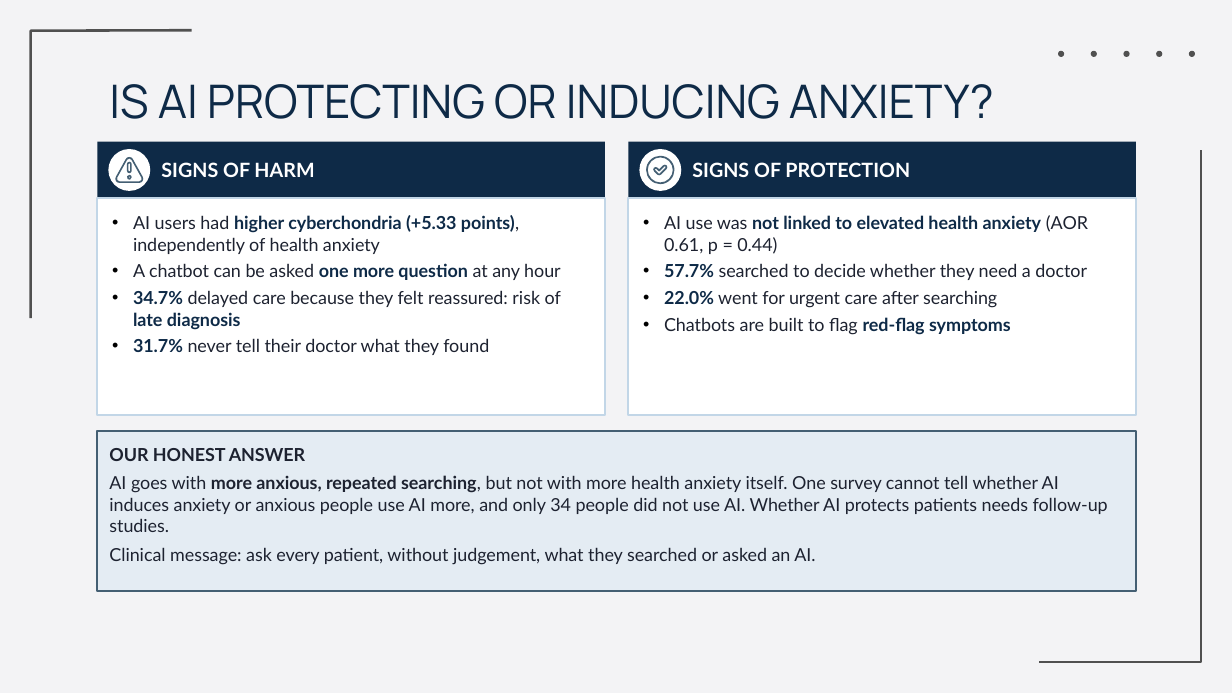
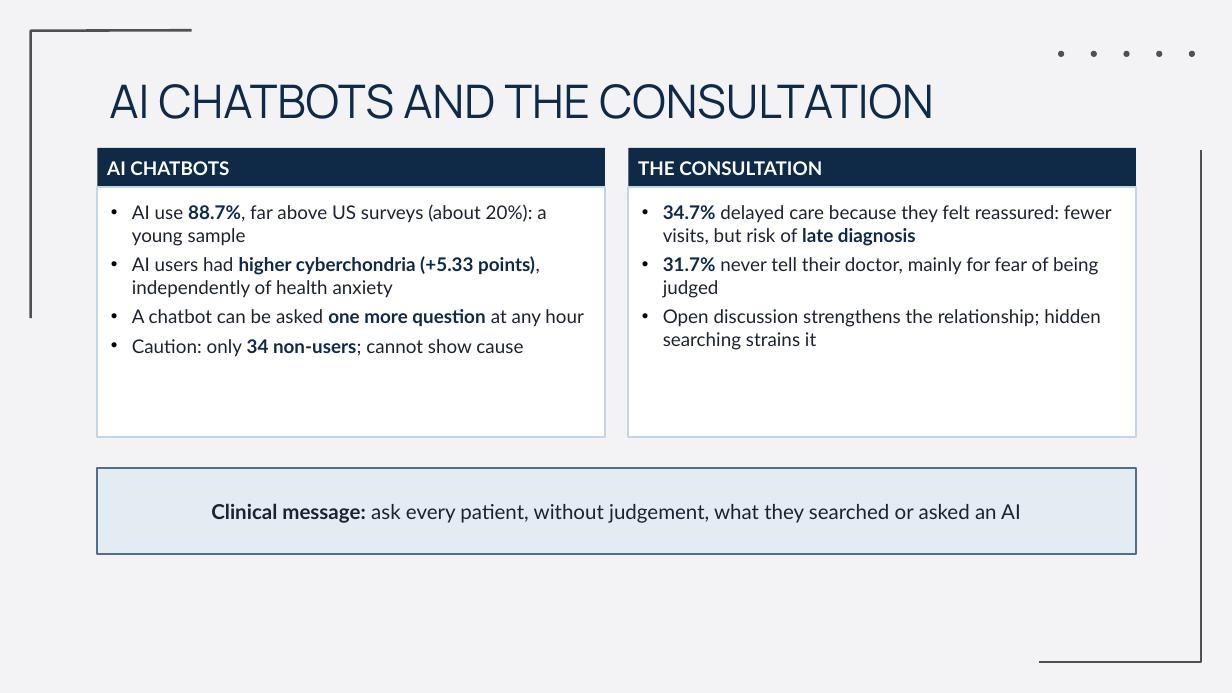
Before and after one commit to Yaseen279/History-Exam, a slide deck: slide 24 of research/output/study/slides/Defence_Final.pptx. Drawn at 1232x693 pixels with LibreOffice and Linux fonts; fonts in the diff are those of the drawing; background and template pictures are left out. Boxes give left, top, right and bottom in pixels: in the first picture for what was removed or moved away, otherwise in the second. Text is boxed around its words. In the diff, an @@ line names an element or a change of style, - is before the commit and + after.

```diff
--- a/research/output/study/slides/Defence_Final.pptx
+++ b/research/output/study/slides/Defence_Final.pptx
@@ title at (x1=109, y1=84, x2=933, y2=119): text changed @@
-IS AI PROTECTING OR INDUCING ANXIETY?
+AI CHATBOTS AND THE CONSULTATION
@@ rectangle "AI CHATBOTS" resized from (x1=97, y1=142, x2=605, y2=198) to (x1=97, y1=148, x2=605, y2=187) @@
@@ ellipse removed at (x1=108, y1=149, x2=150, y2=191) @@
@@ rectangle removed at (x1=628, y1=142, x2=1136, y2=198) @@
-SIGNS OF PROTECTION
@@ rectangle added at (x1=628, y1=148, x2=1136, y2=187), fill #0E2A47, 11 pt, text #FFFFFF, bold @@
+THE CONSULTATION
@@ ellipse removed at (x1=639, y1=149, x2=681, y2=191) @@
@@ text in rectangle at (x1=107, y1=161, x2=229, y2=175): text changed; size 11.5 to 11 pt @@
-SIGNS OF HARM
+AI CHATBOTS
@@ freeform shape removed at (x1=116, y1=156, x2=144, y2=182) @@
@@ freeform shape removed at (x1=127, y1=175, x2=132, y2=180) @@
@@ freeform shape removed at (x1=127, y1=161, x2=132, y2=172) @@
@@ freeform shape removed at (x1=646, y1=155, x2=674, y2=184) @@
@@ freeform shape removed at (x1=653, y1=165, x2=668, y2=176) @@
@@ rectangle resized from (x1=97, y1=198, x2=605, y2=415) to (x1=97, y1=187, x2=605, y2=437) @@
@@ text "AI use 88.7%, far above ..." moved from (x1=133, y1=215, x2=561, y2=355) to (x1=132, y1=204, x2=584, y2=357) @@
@@ text at (x1=132, y1=204, x2=546, y2=246): paragraph added @@
+• AI use 88.7%, far above US surveys (about 20%): a young sample
@@ rectangle resized from (x1=628, y1=198, x2=1136, y2=415) to (x1=628, y1=187, x2=1136, y2=437) @@
@@ text added at (x1=663, y1=205, x2=1112, y2=350), 11 pt, text #1D2230 @@
+• 34.7% delayed care because they felt reassured: fewer visits, but risk of late diagnosis
+• 31.7% never tell their doctor, mainly for fear of being judged
+• Open discussion strengthens the relationship; hidden searching strains it
@@ text removed at (x1=664, y1=215, x2=1088, y2=335) @@
-• AI use was not linked to elevated health anxiety (AOR 0.61, p = 0.44)
-• 57.7% searched to decide whether they need a doctor
-• 22.0% went for urgent care after searching
-• Chatbots are built to flag red-flag symptoms
@@ text at (x1=132, y1=256, x2=584, y2=327): size 10.5 to 11 pt in "AI users had higher cyberchondria (+5.33 points), ...", "A chatbot can be asked one more ..."; more space between paragraphs @@
@@ text at (x1=132, y1=339, x2=523, y2=357): text changed; size 10.5 to 11 pt @@
-• 34.7% delayed care because they felt reassured: risk of late diagnosis
-• 31.7% never tell their doctor what they found
+• Caution: only 34 non-users; cannot show cause
@@ rectangle "Clinical message: ask every patient, ..." resized from (x1=97, y1=431, x2=1136, y2=591) to (x1=97, y1=468, x2=1136, y2=554) @@
@@ rectangle "Clinical message: ask every patient, ..." at (x1=97, y1=468, x2=1136, y2=554): vertical alignment top to middle; outline #445F73 1 pt to #536F88 1 pt @@
@@ text in rectangle at (x1=211, y1=503, x2=1021, y2=523): text changed; size 10.5 to 12 pt @@
-OUR HONEST ANSWER
-AI goes with more anxious, repeated searching, but not with more health anxiety itself. One survey cannot tell whether AI induces anxiety or anxious people use AI more, and only 34 people did not use AI. Whether AI protects patients needs follow-up studies.
-Clinical message: ask every patient, without judgement, what they searched or asked an AI.
+Clinical message: ask every patient, without judgement, what they searched or asked an AI
```
Also in this commit, not shown: 1 other slide changed, 1 other file.
